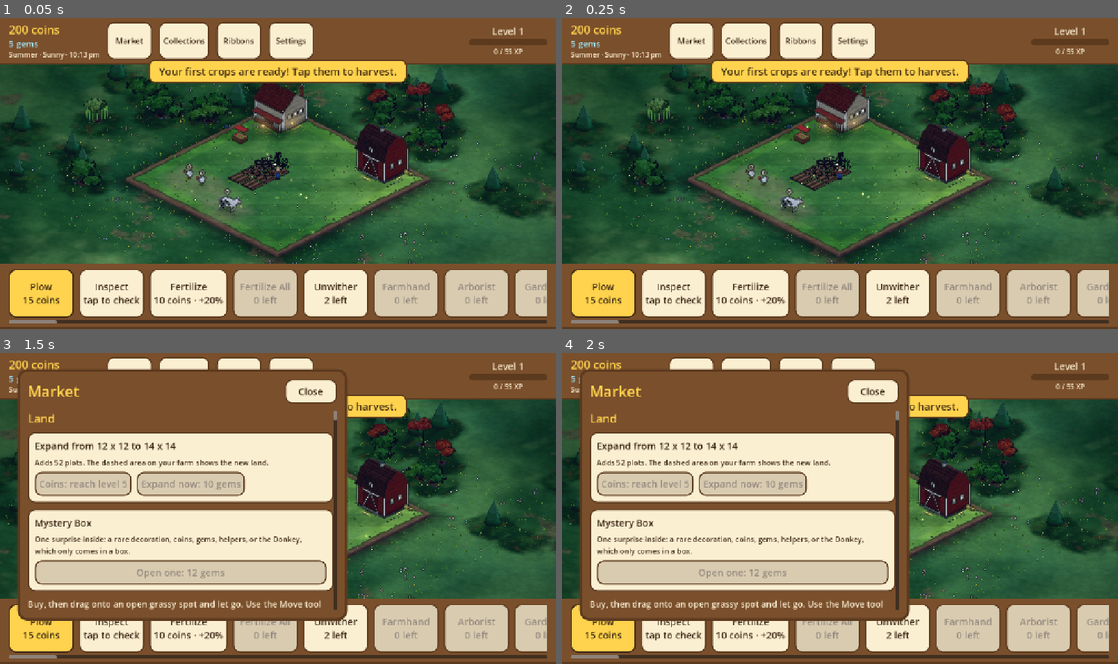
Above: before the commit, frames 1-4 (two rows, left to right).
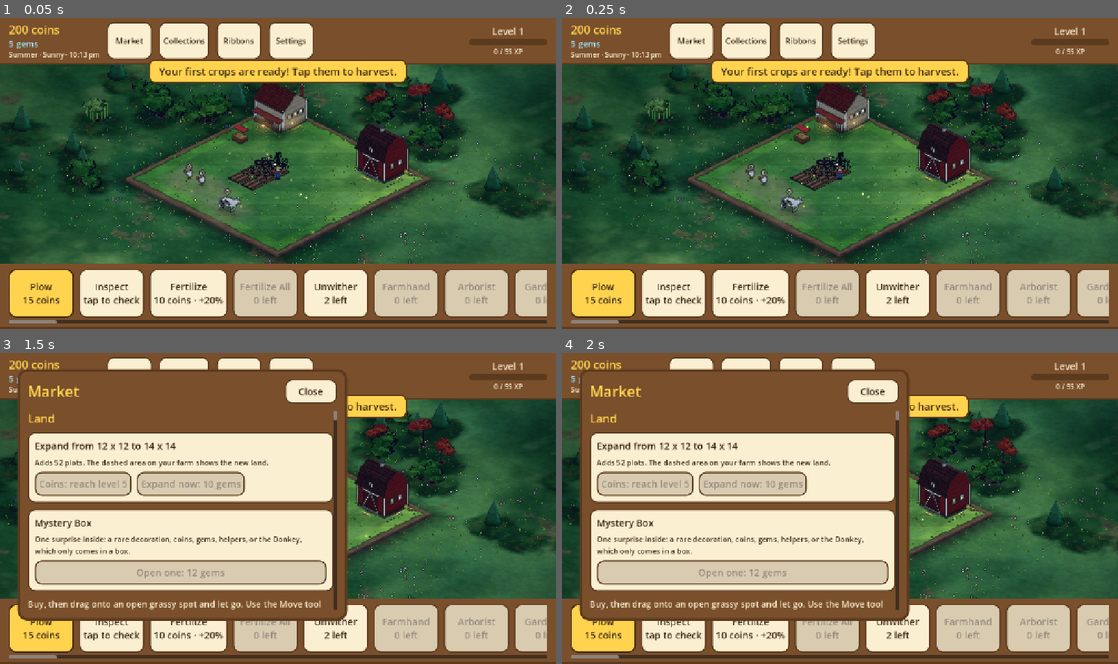
Above: after the commit, the same moments.

Repository: aniket-patra-1998/farm-game
Game: Godot game, scene res://scenes/main.tscn
The game is run twice, just before and just after one commit, with the same random seed, the same clock (stepped at 60 frames per second) and the same inputs.
Inputs:
- Up to frame 1 (0.05 s): no input
- Up to frame 2 (0.25 s): no input
- Up to frame 3 (1.5 s): click "Market" at 0.5 s; click "Collections" at 1.25 s
- Up to frame 4 (2 s): no input

The runs differ from the first frame. In frame 1, 1.0% of the frame differs, in the area x 12-82%, y 18-61%; in frame 2, 1.0%; in frame 3, 0.4%; in frame 4, 0.4%.

Commit message:
Perf: lighter trees, balls and canopy cores (primitives 3.07M to 2.04M on the showcase farm); height measured at full detail
Co-Authored-By: Claude Sonnet 5.5 <noreply@anthropic.com>
Claude-Session: https://claude.ai/code/session_014fNSr1LTa4ZmUtF6K6voar

Diff:
--- a/scripts/world3d/model_kit.gd
+++ b/scripts/world3d/model_kit.gd
@@ -18,13 +18,13 @@
 const FACET_SEGMENTS := 8     # a faceted ball: around
 const FACET_RINGS := 4        # and up
 const MIN_DETAIL := 0.35
-const BALL_SEGMENTS := 12
-const BALL_RINGS := 7
-const CANOPY_SEGMENTS := 24   # a canopy's grid: around
+const BALL_SEGMENTS := 8
+const BALL_RINGS := 5
+const CANOPY_SEGMENTS := 16   # a canopy's grid: around
 const CANOPY_BANDS := 4.0     # steps of light on a canopy,
 const CANOPY_BANDING := 0.55  # how firmly it keeps to them (0: smooth)
 const CANOPY_MOTTLE := 0.1    # and how much leaf-sized patches vary it
-const CANOPY_RINGS := 12      # and up
+const CANOPY_RINGS := 8       # and up
 
 const CYLINDER_SIDES := 12
 
--- a/scripts/world3d/scale_guide.gd
+++ b/scripts/world3d/scale_guide.gd
@@ -46,7 +46,11 @@
 
 ## An item's real height in tiles: its model built as the farm builds it and measured (0 if it has no model).
 static func height_of(id: String) -> float:
+	# Always measured at full detail, so a crowd being built (which lowers it) never changes what an item measures.
+	var detail := ModelKit.detail
+	ModelKit.detail = 1.0
 	var node := model_of(id)
+	ModelKit.detail = detail
 	if node == null:
 		return 0.0
 	var h := _top(node, Transform3D.IDENTITY)
--- a/scripts/world3d/tree_model.gd
+++ b/scripts/world3d/tree_model.gd
@@ -33,7 +33,7 @@
 const MIN_LEAF_SATURATION := 0.5   # no tree washes out to pale grey-green
 const CROWN_LOBES := 13      # rounded bulges on each leafy mass (data can set "lobes")
 const CROWN_BUMP := 0.13     # how far they push out ("bump")
-const FOLIAGE_CARDS := 90       # leaf cards on a crown mass (the cards' size follows the mass, so the cover does not)
+const FOLIAGE_CARDS := 72       # leaf cards on a crown mass (the cards' size follows the mass, so the cover does not)
 const FOLIAGE_CARD := 0.85      # a card's size, of its mass's radius
 const FOLIAGE_CORE := 0.66      # the solid mass inside the cards, of the full size: the cards make the outline
 const FOLIAGE_MIN := 8          # at least this many cards on any mass
